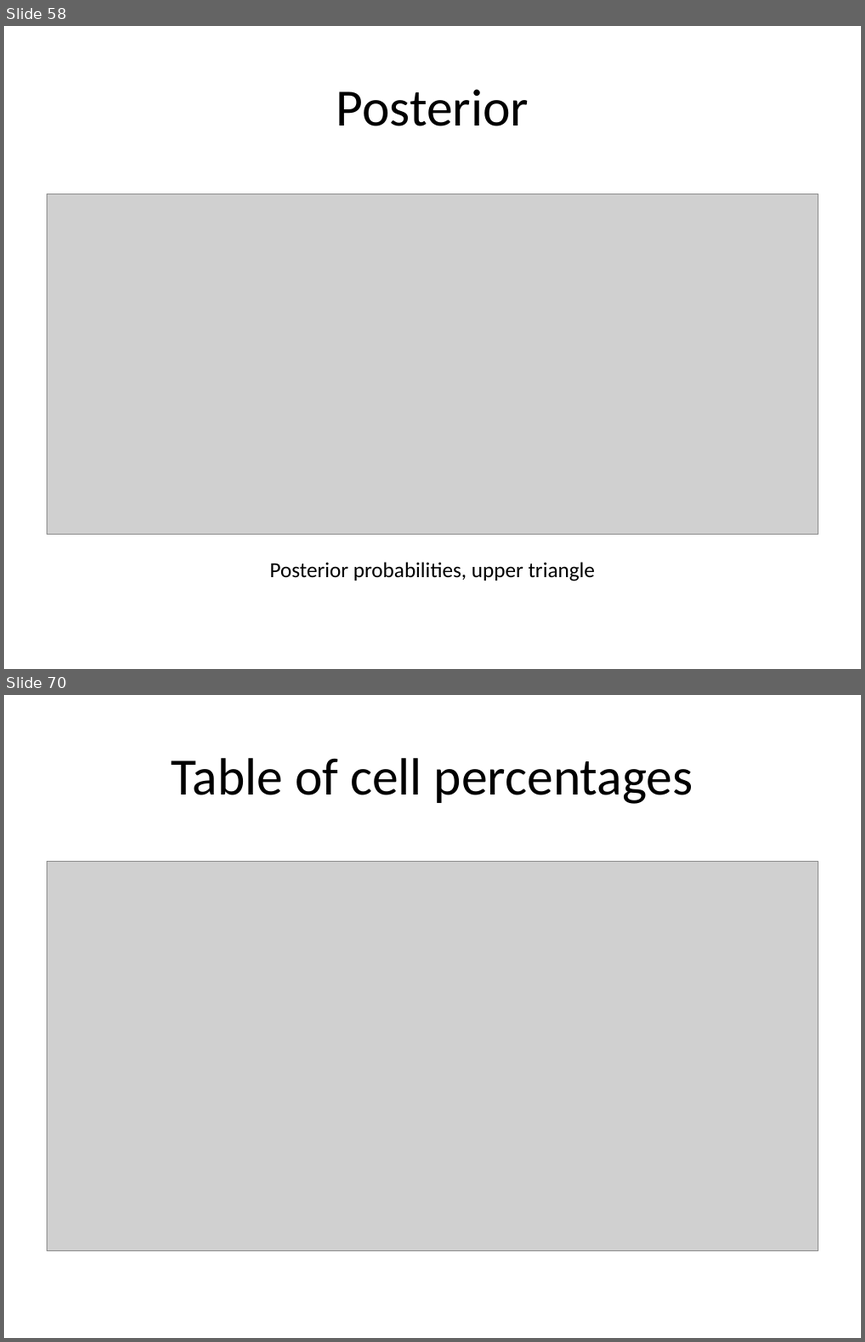
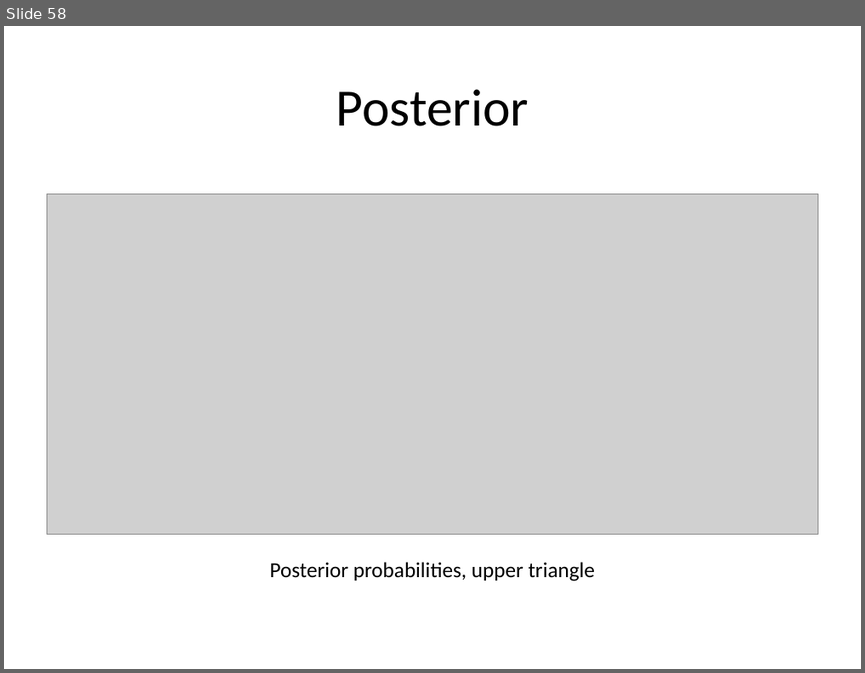
Before and after one commit to classes-medb/5510, a slide deck: src/video-12-hypothesis-testing.pptx. Shown one above the other, each under a label of ours: slides 58 and 70 before the commit, slide 58 after it; the slides between them are not shown. The pictures are 865x1342 and 865x673 pixels, drawn with LibreOffice and Linux fonts; fonts in the diff are those of the drawing; grey boxes stand for pictures. Boxes give left, top, right and bottom in pixels: in the first picture for what was removed or moved away, otherwise in the second. Text is boxed around its words. In the diff, an @@ line names an element or a change of style, - is before the commit and + after.

```diff
--- a/src/video-12-hypothesis-testing.pptx
+++ b/src/video-12-hypothesis-testing.pptx
@@ slide 70 removed at [4, 695, 861, 1338], background #FFFFFF @@
@@ title removed at [171, 758, 693, 804] @@
-Table of cell percentages
@@ picture removed at [46, 862, 818, 1250] @@
```
Also in this commit, not shown: 3 slides changed, 49 other slides removed, 1 other file.
